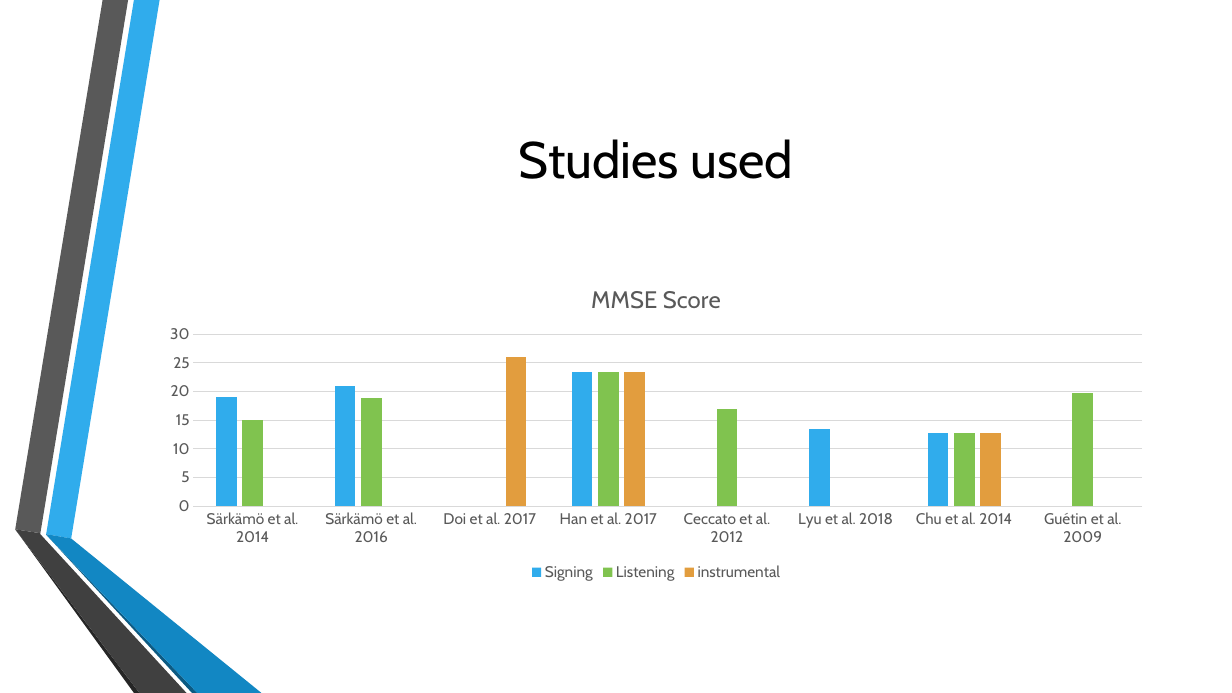
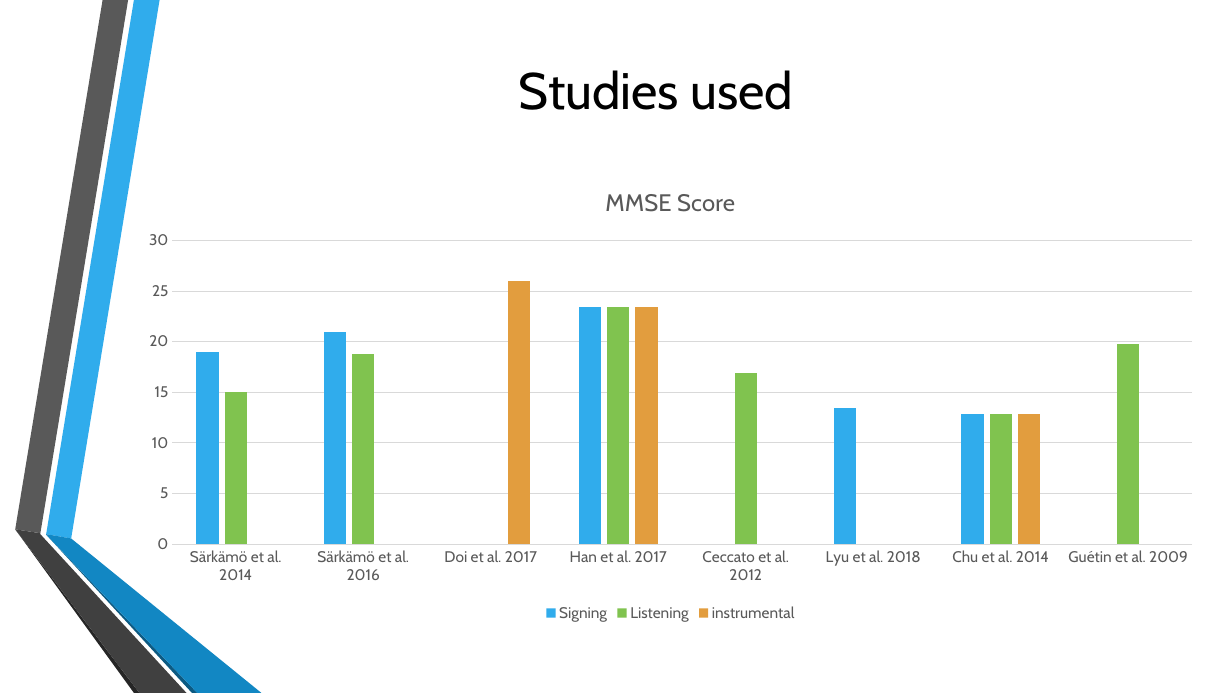
Before and after one commit to LoftieFourie/Honours_Project, a slide deck: slide 11 of MusicTherapy.pptx. Drawn at 1232x693 pixels with LibreOffice and Linux fonts; fonts in the diff are those of the drawing; background and template pictures are left out. Boxes give left, top, right and bottom in pixels: in the first picture for what was removed or moved away, otherwise in the second. Text is boxed around its words. In the diff, an @@ line names an element or a change of style, - is before the commit and + after.

```diff
--- a/MusicTherapy.pptx
+++ b/MusicTherapy.pptx
@@ title "Studies used": place and size @@
-title "Studies used" at [519, 139, 794, 179]
+title "Studies used" at [519, 70, 794, 110]
@@ column chart: place and size @@
-column chart at [150, 270, 1163, 586]
+column chart at [128, 170, 1214, 626]
```
